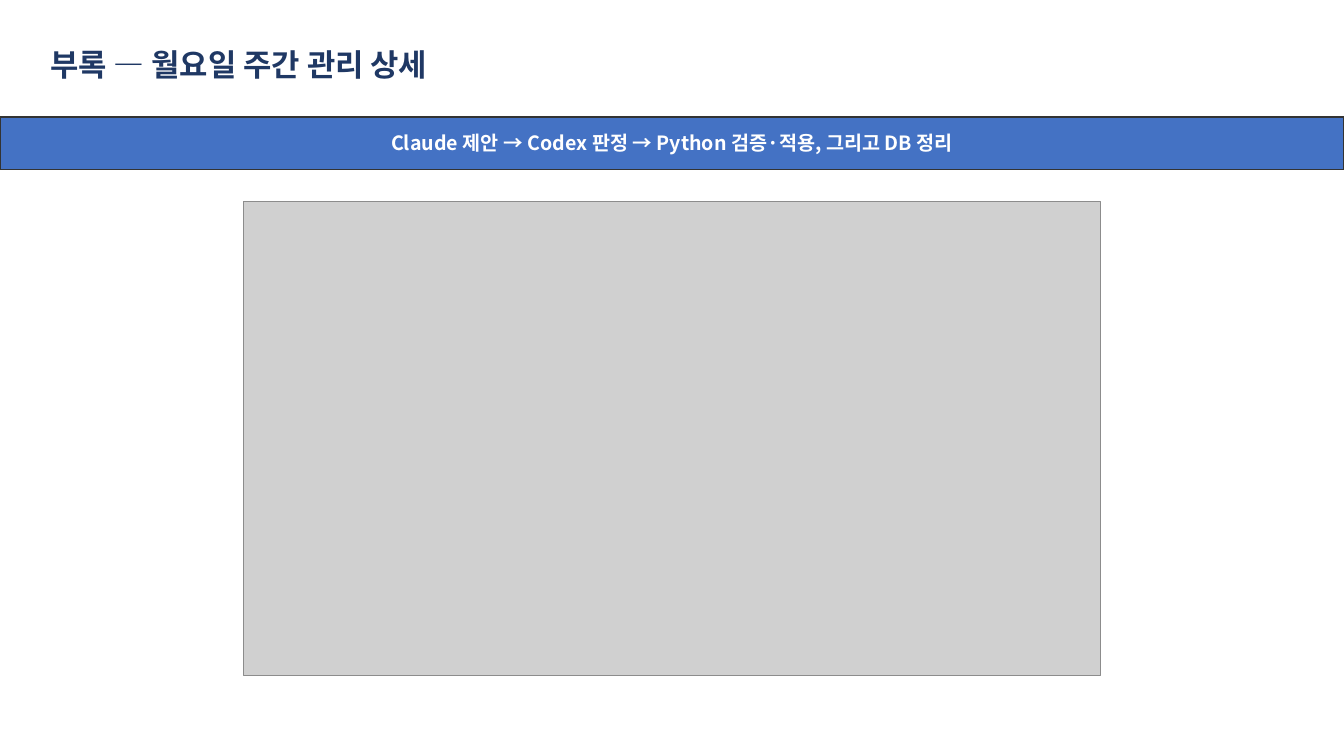
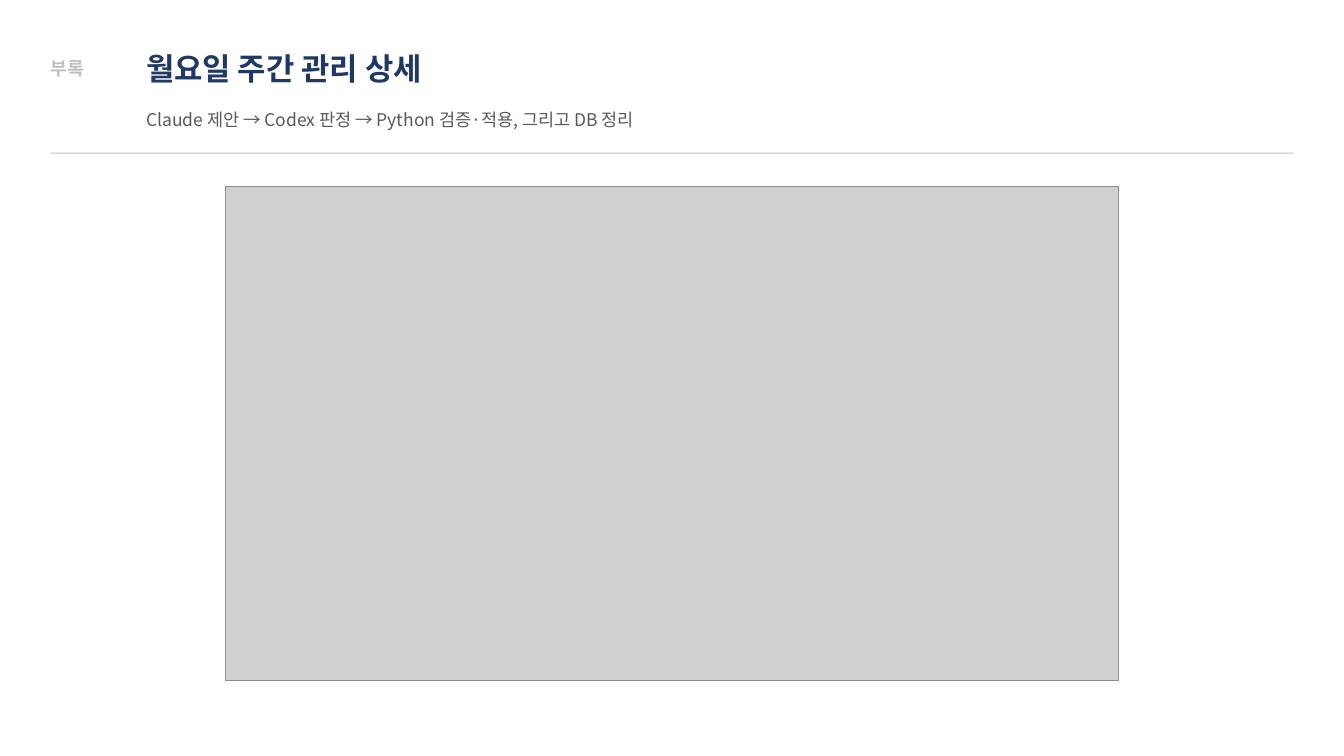
Before and after one commit to moon201595/agent, a slide deck: slide 11 of docs/diagrams_feedback_2026-09-17/피드백_반영_보고_2026-09-20.pptx. Drawn at 1344x756 pixels with LibreOffice and Linux fonts; fonts in the diff are those of the drawing; grey boxes stand for pictures. Boxes give left, top, right and bottom in pixels: in the first picture for what was removed or moved away, otherwise in the second. Text is boxed around its words. In the diff, an @@ line names an element or a change of style, - is before the commit and + after.

```diff
--- a/docs/diagrams_feedback_2026-09-17/피드백_반영_보고_2026-09-20.pptx
+++ b/docs/diagrams_feedback_2026-09-17/피드백_반영_보고_2026-09-20.pptx
@@ text at [146,54,422,83]: text changed @@
-부록 — 월요일 주간 관리 상세
+월요일 주간 관리 상세
@@ text added at [50,60,83,76], 13 pt, text #BFBFBF, bold @@
+부록
@@ rectangle removed at [0,117,1344,169] @@
@@ text "Claude 제안 → Codex 판정 ...": place and size @@
-text "Claude 제안 → Codex 판정 ..." at [391,133,953,155]
+text "Claude 제안 → Codex 판정 ..." at [146,111,634,130]
@@ text "Claude 제안 → Codex 판정 ..." at [146,111,634,130]: size 14 to 12.5 pt, text colour #FFFFFF to #595959, bold off; alignment centre to left @@
@@ line added from (50, 153) to (1294, 153), #BFBFBF 0.75 pt @@
@@ picture: place and size @@
-picture at [243,202,1100,676]
+picture at [225,187,1119,681]
```
Also in this commit, not shown: 11 other slides changed, 3 other files.
